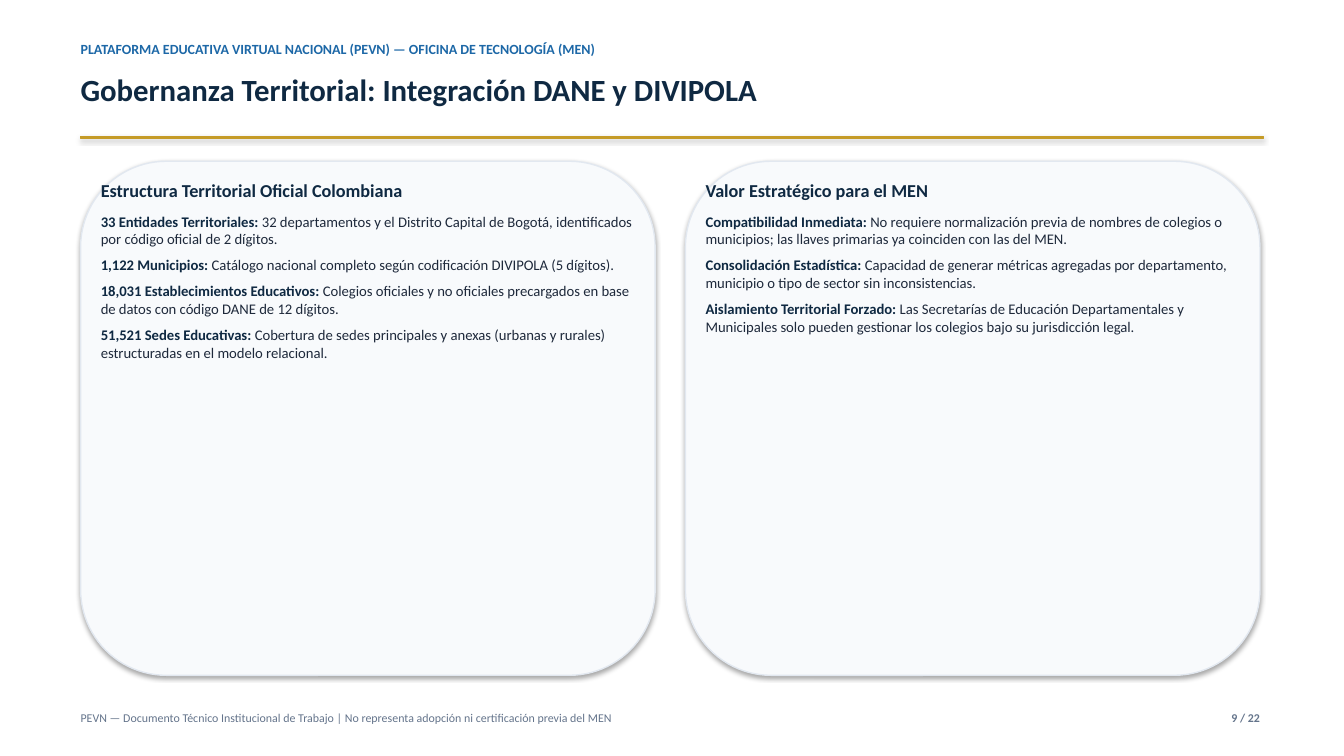
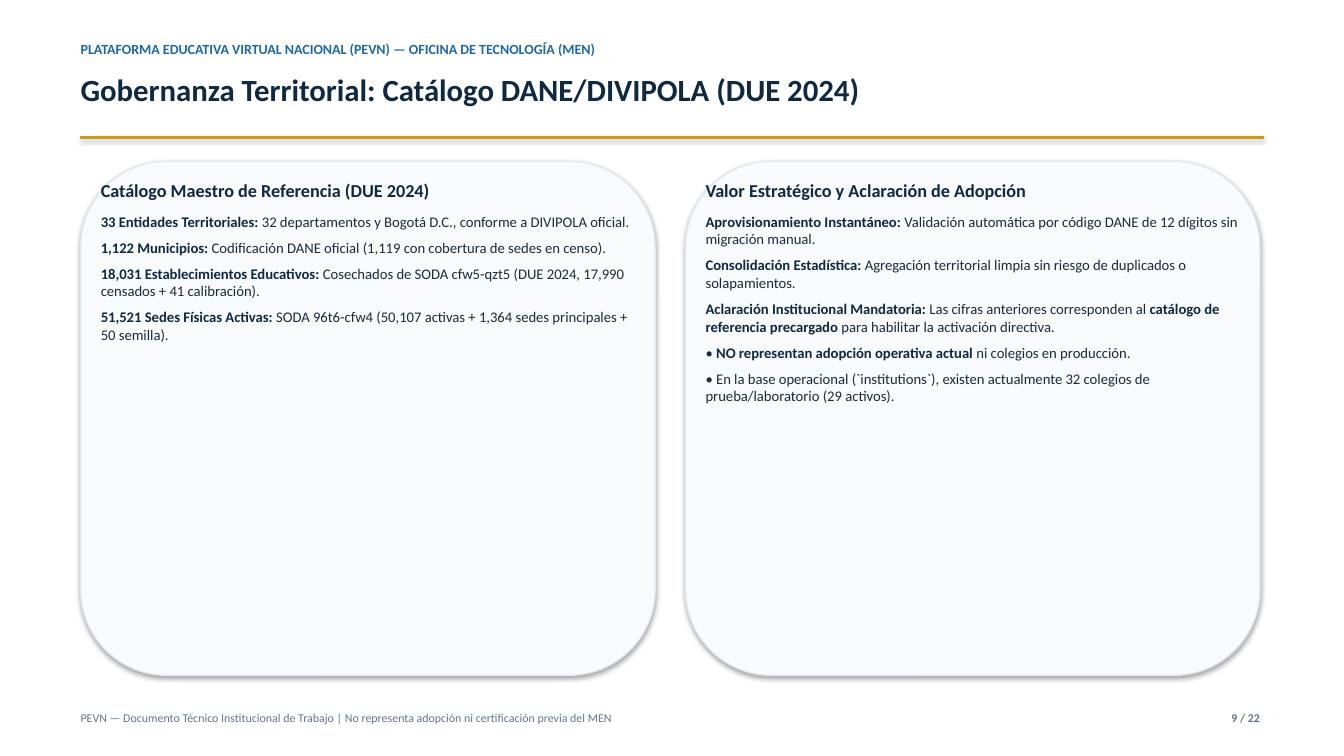
Before and after one commit to juancastro2381-hub/Plataforma-Educativa-Virtual-Nacional-PEVN, a slide deck: slide 9 of docs/government/pdf/PEVN_PRESENTACION_INSTITUCIONAL_MEN.pptx. Drawn at 1344x756 pixels with LibreOffice and Linux fonts; fonts in the diff are those of the drawing. Boxes give left, top, right and bottom in pixels: in the first picture for what was removed or moved away, otherwise in the second. Text is boxed around its words. In the diff, an @@ line names an element or a change of style, - is before the commit and + after.

Commit message:
Auditoría de Consistencia, Evidencia y Preparación para Revisión Técnica del MEN (PEVN)

```diff
--- a/docs/government/pdf/PEVN_PRESENTACION_INSTITUCIONAL_MEN.pptx
+++ b/docs/government/pdf/PEVN_PRESENTACION_INSTITUCIONAL_MEN.pptx
@@ text at bbox=[81, 78, 859, 107]: text changed @@
-Gobernanza Territorial: Integración DANE y DIVIPOLA
+Gobernanza Territorial: Catálogo DANE/DIVIPOLA (DUE 2024)
@@ text at bbox=[101, 183, 629, 342]: text changed @@
-Estructura Territorial Oficial Colombiana
-33 Entidades Territoriales: 32 departamentos y el Distrito Capital de Bogotá, identificados por código oficial de 2 dígitos.
-1,122 Municipios: Catálogo nacional completo según codificación DIVIPOLA (5 dígitos).
-18,031 Establecimientos Educativos: Colegios oficiales y no oficiales precargados en base de datos con código DANE de 12 dígitos.
-51,521 Sedes Educativas: Cobertura de sedes principales y anexas (urbanas y rurales) estructuradas en el modelo relacional.
+Catálogo Maestro de Referencia (DUE 2024)
+33 Entidades Territoriales: 32 departamentos y Bogotá D.C., conforme a DIVIPOLA oficial.
+1,122 Municipios: Codificación DANE oficial (1,119 con cobertura de sedes en censo).
+18,031 Establecimientos Educativos: Cosechados de SODA cfw5-qzt5 (DUE 2024, 17,990 censados + 41 calibración).
+51,521 Sedes Físicas Activas: SODA 96t6-cfw4 (50,107 activas + 1,364 sedes principales + 50 semilla).
@@ text at bbox=[706, 184, 1238, 404]: text changed @@
-Valor Estratégico para el MEN
-Compatibilidad Inmediata: No requiere normalización previa de nombres de colegios o municipios; las llaves primarias ya coinciden con las del MEN.
-Consolidación Estadística: Capacidad de generar métricas agregadas por departamento, municipio o tipo de sector sin inconsistencias.
-Aislamiento Territorial Forzado: Las Secretarías de Educación Departamentales y Municipales solo pueden gestionar los colegios bajo su jurisdicción legal.
+Valor Estratégico y Aclaración de Adopción
+Aprovisionamiento Instantáneo: Validación automática por código DANE de 12 dígitos sin migración manual.
+Consolidación Estadística: Agregación territorial limpia sin riesgo de duplicados o solapamientos.
+Aclaración Institucional Mandatoria: Las cifras anteriores corresponden al catálogo de referencia precargado para habilitar la activación directiva.
+• NO representan adopción operativa actual ni colegios en producción.
+• En la base operacional (`institutions`), existen actualmente 32 colegios de prueba/laboratorio (29 activos).
```
Also in this commit, not shown: 4 other slides changed, 14 other files.
